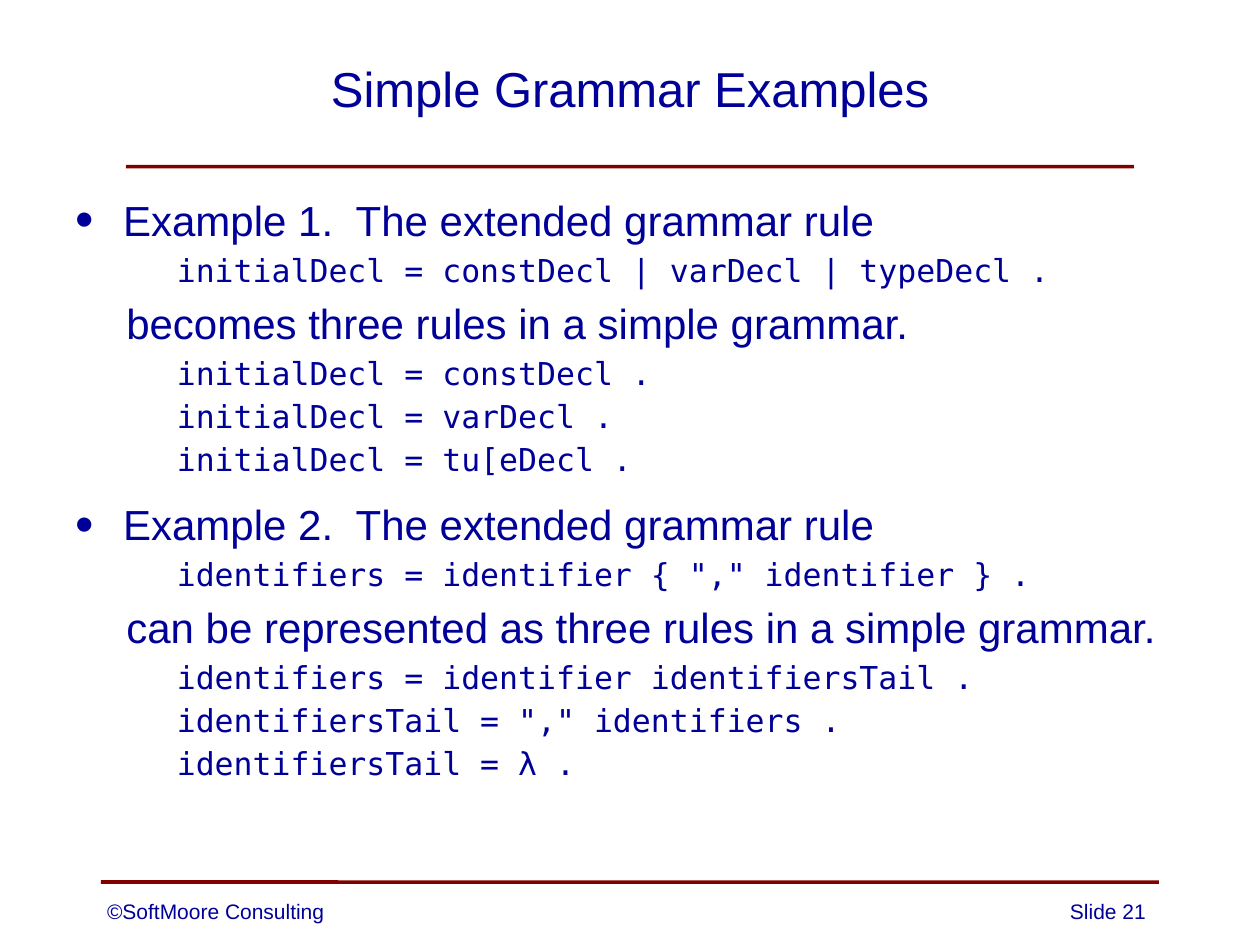
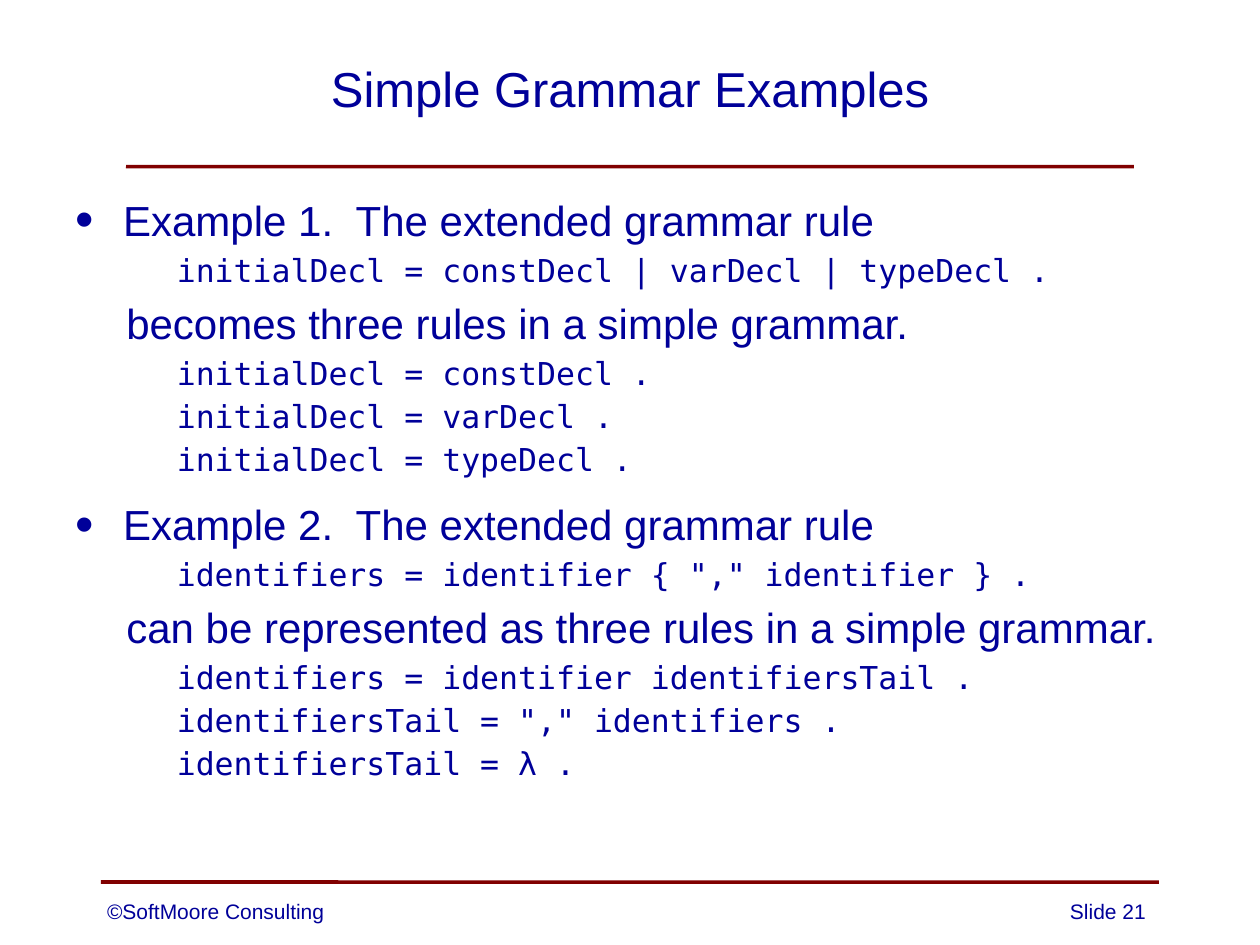
Before and after one commit to SoftMoore/CPRL-Java-3rd, a slide deck: slide 21 of PowerPoints/03 - Context-Free Grammars.pptx. Drawn at 1260x945 pixels with LibreOffice and Linux fonts; fonts in the diff are those of the drawing. Boxes give left, top, right and bottom in pixels: in the first picture for what was removed or moved away, otherwise in the second. Text is boxed around its words. In the diff, an @@ line names an element or a change of style, - is before the commit and + after.

Commit message:
corrected typo on one slide

```diff
--- a/PowerPoints/03 - Context-Free Grammars.pptx
+++ b/PowerPoints/03 - Context-Free Grammars.pptx
@@ text at [177,447,594,478]: text changed @@
-  initialDecl = tu[eDecl .
+  initialDecl = typeDecl .
```
